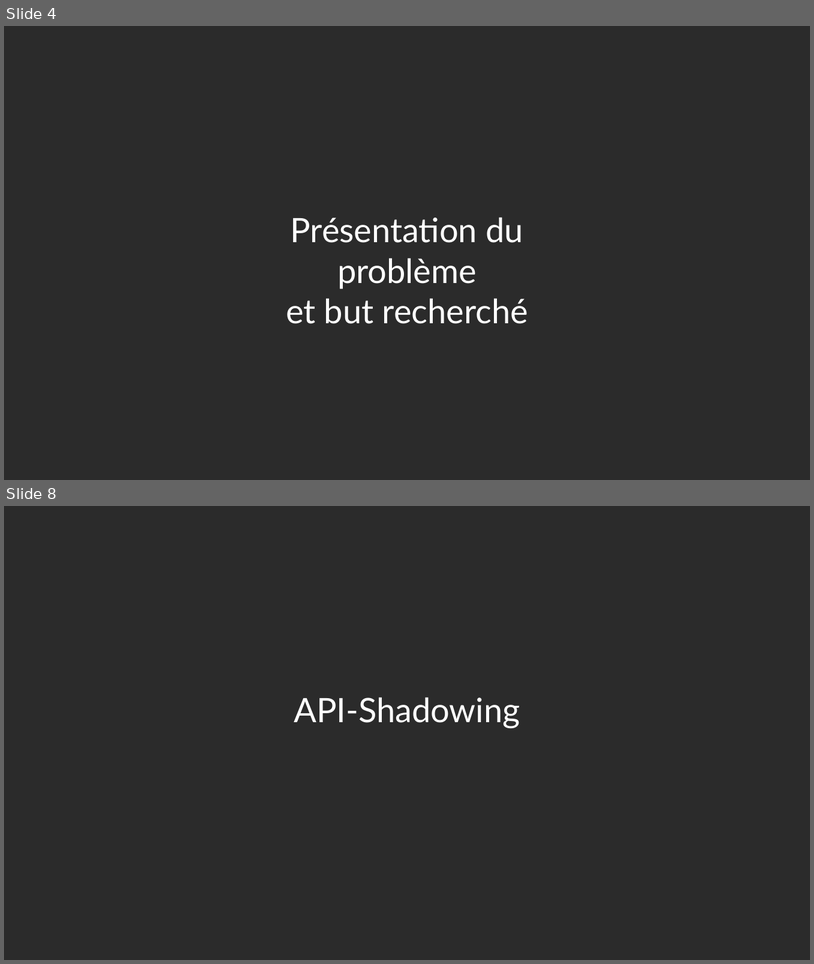
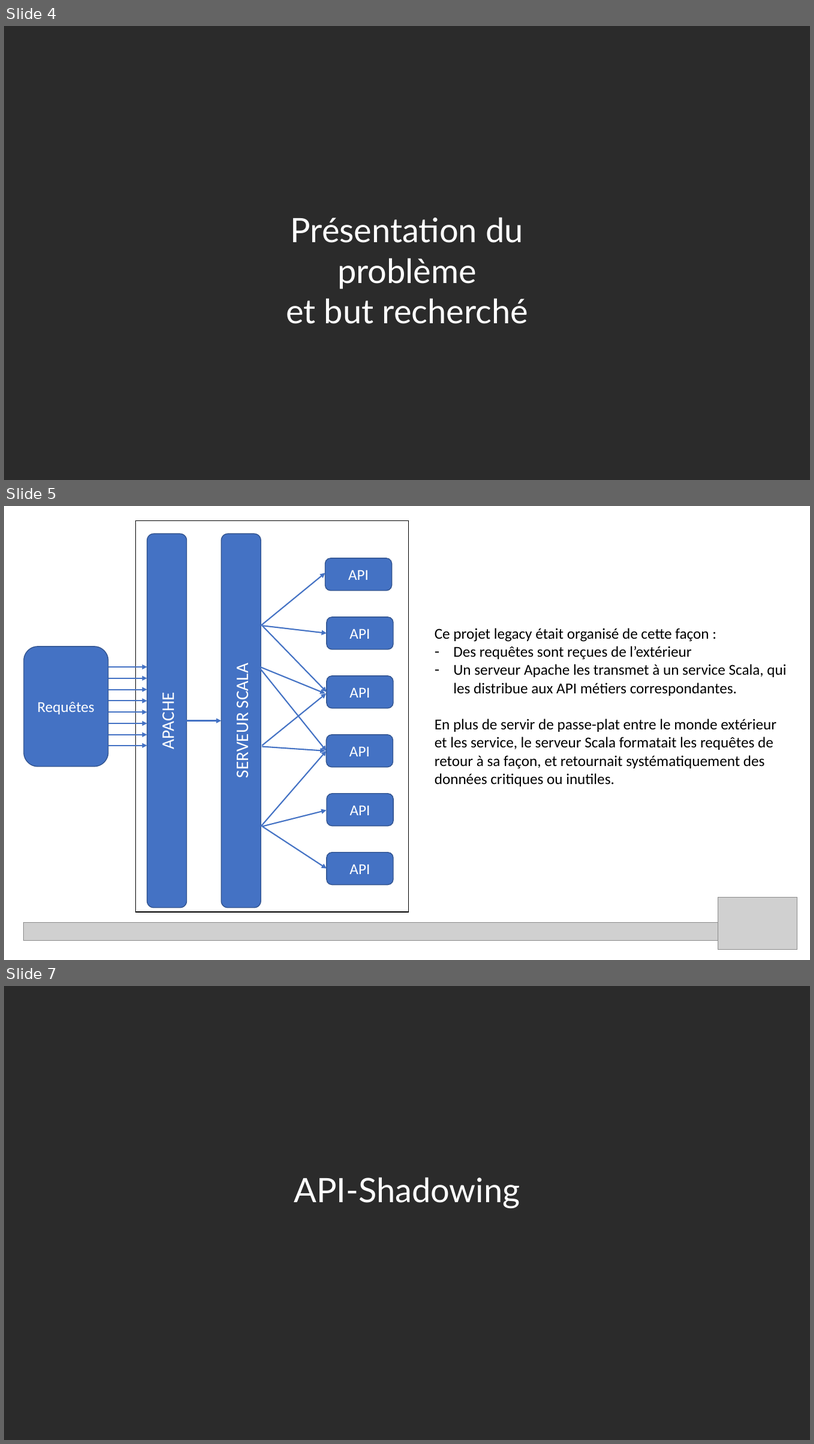
Before and after one commit to acaillol/SpeakUp-ApiShadowing, a slide deck: Speak'up API shadowing.pptx. Shown one above the other, each under a label of ours: slides 4 and 8 before the commit, slides 4, 5 and 7 after it; the slides between them are not shown. The pictures are 814x964 and 814x1444 pixels, drawn with LibreOffice and Linux fonts; fonts in the diff are those of the drawing; grey boxes stand for pictures; background and template pictures are left out; a plain dark background stands for a picture behind light text. Boxes give left, top, right and bottom in pixels: in the first picture for what was removed or moved away, otherwise in the second. Text is boxed around its words. In the diff, an @@ line names an element or a change of style, - is before the commit and + after.

Commit message:
Ajout d'images pour la définition de l'api-shadowing

```diff
--- a/Speak'up API shadowing.pptx
+++ b/Speak'up API shadowing.pptx
@@ slide 5 added at (4, 506, 810, 960), background #FFFFFF @@
@@ rectangle added at (136, 520, 409, 912), fill #FFFFFF, outline #000000 1 pt @@
@@ rounded rectangle added at (147, 534, 186, 907), fill #4472C4, outline #325491 1 pt, 21 pt, text #FFFFFF @@
+APACHE
@@ rounded rectangle added at (221, 534, 260, 907), fill #4472C4, outline #325491 1 pt, 21 pt, text #FFFFFF @@
+SERVEUR SCALA
@@ rounded rectangle added at (325, 558, 392, 590), fill #4472C4, outline #325491 1 pt, 18 pt, text #FFFFFF @@
+API
@@ arrow added from (261, 626) to (325, 573), #4472C4 1.5 pt @@
@@ arrow added from (263, 626) to (327, 633), #4472C4 1.5 pt @@
@@ arrow added from (263, 626) to (327, 692), #4472C4 1.5 pt @@
@@ rounded rectangle added at (327, 617, 393, 649), fill #4472C4, outline #325491 1 pt, 18 pt, text #FFFFFF @@
+API
@@ text added at (435, 628, 786, 786), 18 pt, text #000000 @@
+Ce projet legacy était organisé de cette façon :
+– Des requêtes sont reçues de l’extérieur
+– Un serveur Apache les transmet à un service Scala, qui les distribue aux API métiers correspondantes.
+En plus de servir de passe-plat entre le monde extérieur et les service, le serveur Scala formatait les requêtes de retour à sa façon, et retournait systématiquement des données critiques ou inutiles.
@@ rounded rectangle added at (24, 646, 108, 766), fill #4472C4, outline #325491 1 pt, 18 pt, text #FFFFFF @@
+Requêtes
@@ arrow added from (108, 667) to (147, 667), #4472C4 1.5 pt @@
@@ arrow added from (260, 667) to (325, 694), #4472C4 1.5 pt @@
@@ arrow added from (108, 678) to (147, 678), #4472C4 1.5 pt @@
@@ arrow added from (260, 668) to (326, 751), #4472C4 1.5 pt @@
@@ rounded rectangle added at (327, 676, 393, 708), fill #4472C4, outline #325491 1 pt, 18 pt, text #FFFFFF @@
+API
@@ arrow added from (108, 690) to (147, 690), #4472C4 1.5 pt @@
@@ arrow added from (108, 701) to (147, 701), #4472C4 1.5 pt @@
@@ arrow added from (263, 745) to (326, 694), #4472C4 1.5 pt @@
@@ arrow added from (108, 712) to (147, 712), #4472C4 1.5 pt @@
@@ arrow added from (186, 721) to (221, 721), #4472C4 1.5 pt @@
@@ arrow added from (108, 723) to (147, 723), #4472C4 1.5 pt @@
@@ arrow added from (108, 735) to (147, 735), #4472C4 1.5 pt @@
@@ rounded rectangle added at (326, 735, 393, 767), fill #4472C4, outline #325491 1 pt, 18 pt, text #FFFFFF @@
+API
@@ arrow added from (108, 745) to (147, 745), #4472C4 1.5 pt @@
@@ arrow added from (261, 826) to (326, 751), #4472C4 1.5 pt @@
@@ arrow added from (263, 746) to (325, 751), #4472C4 1.5 pt @@
@@ rounded rectangle added at (327, 793, 393, 825), fill #4472C4, outline #325491 1 pt, 18 pt, text #FFFFFF @@
+API
@@ arrow added from (263, 826) to (326, 810), #4472C4 1.5 pt @@
@@ arrow added from (263, 826) to (327, 868), #4472C4 1.5 pt @@
@@ rounded rectangle added at (327, 852, 393, 884), fill #4472C4, outline #325491 1 pt, 18 pt, text #FFFFFF @@
+API
@@ picture added at (719, 897, 798, 949) @@
@@ picture added at (23, 922, 719, 940) @@
@@ what was slide 8 is now slide 7 @@
```
Also in this commit, not shown: 2 other slides added, 5 slides removed.
